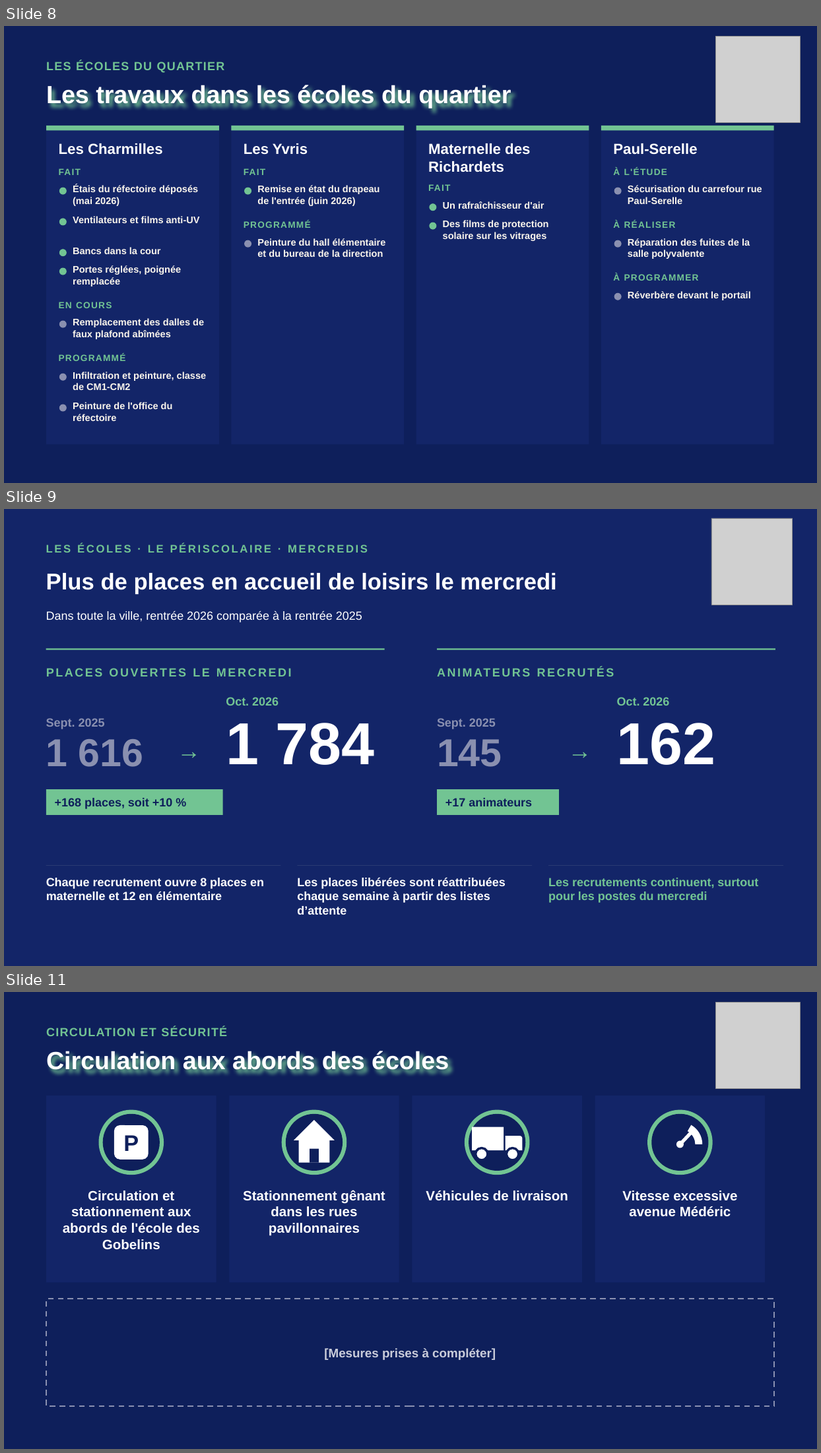
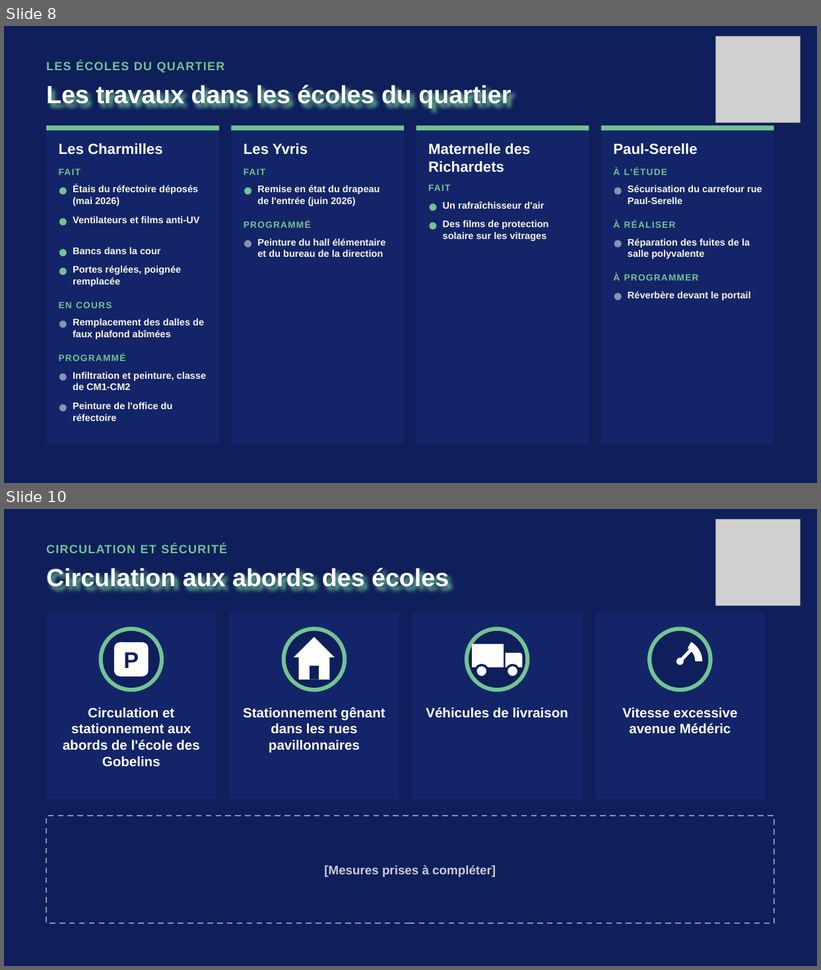
Before and after one commit to benjaminboussemart74-design/Operation_robespierre, a slide deck: reunion_richardets_2026-10-14/PPT_Richardets_V1.pptx. Shown one above the other, each under a label of ours: slides 8, 9 and 11 before the commit, slides 8 and 10 after it; the slides between them are not shown. The pictures are 821x1453 and 821x970 pixels, drawn with LibreOffice and Linux fonts; fonts in the diff are those of the drawing; grey boxes stand for pictures. Boxes give left, top, right and bottom in pixels: in the first picture for what was removed or moved away, otherwise in the second. Text is boxed around its words. In the diff, an @@ line names an element or a change of style, - is before the commit and + after.

```diff
--- a/reunion_richardets_2026-10-14/PPT_Richardets_V1.pptx
+++ b/reunion_richardets_2026-10-14/PPT_Richardets_V1.pptx
@@ slide 9 removed at [4,509,817,966], background #132568 @@
@@ picture removed at [712,518,793,605] @@
@@ text removed at [46,543,368,553] @@
-LES ÉCOLES · LE PÉRISCOLAIRE · MERCREDIS
@@ text removed at [46,573,556,594] @@
-Plus de places en accueil de loisirs le mercredi
@@ text removed at [46,611,362,623] @@
-Dans toute la ville, rentrée 2026 comparée à la rentrée 2025
@@ line removed from (46, 650) to (385, 650) @@
@@ line removed from (437, 650) to (776, 650) @@
@@ text removed at [437,661,772,683] @@
-ANIMATEURS RECRUTÉS
@@ text removed at [46,668,292,677] @@
-PLACES OUVERTES LE MERCREDI
@@ text removed at [226,697,279,706] @@
-Oct. 2026
@@ text removed at [617,697,669,706] @@
-Oct. 2026
@@ text removed at [46,718,105,729] @@
-Sept. 2025
@@ text removed at [226,723,374,765] @@
-1 784
@@ text removed at [437,718,496,729] @@
-Sept. 2025
@@ text removed at [617,723,716,765] @@
-162
@@ text removed at [46,739,143,767] @@
-1 616
@@ text removed at [177,731,214,768] @@
-→
@@ text removed at [437,739,502,767] @@
-145
@@ text removed at [568,731,605,768] @@
-→
@@ rectangle removed at [46,789,222,815] @@
@@ text removed at [55,798,172,809] @@
-+168 places, soit +10 %
@@ rectangle removed at [437,789,559,815] @@
@@ text removed at [446,798,532,807] @@
-+17 animateurs
@@ line removed from (46, 866) to (281, 866) @@
@@ text removed at [46,878,264,900] @@
-Chaque recrutement ouvre 8 places en maternelle et 12 en élémentaire
@@ line removed from (297, 866) to (532, 866) @@
@@ text removed at [297,877,506,915] @@
-Les places libérées sont réattribuées chaque semaine à partir des listes d’attente
@@ line removed from (548, 866) to (783, 866) @@
@@ text removed at [548,878,758,903] @@
-Les recrutements continuent, surtout pour les postes du mercredi
@@ what was slide 11 is now slide 10 @@
```
Also in this commit, not shown: 1 slide changed, 1 other file.
